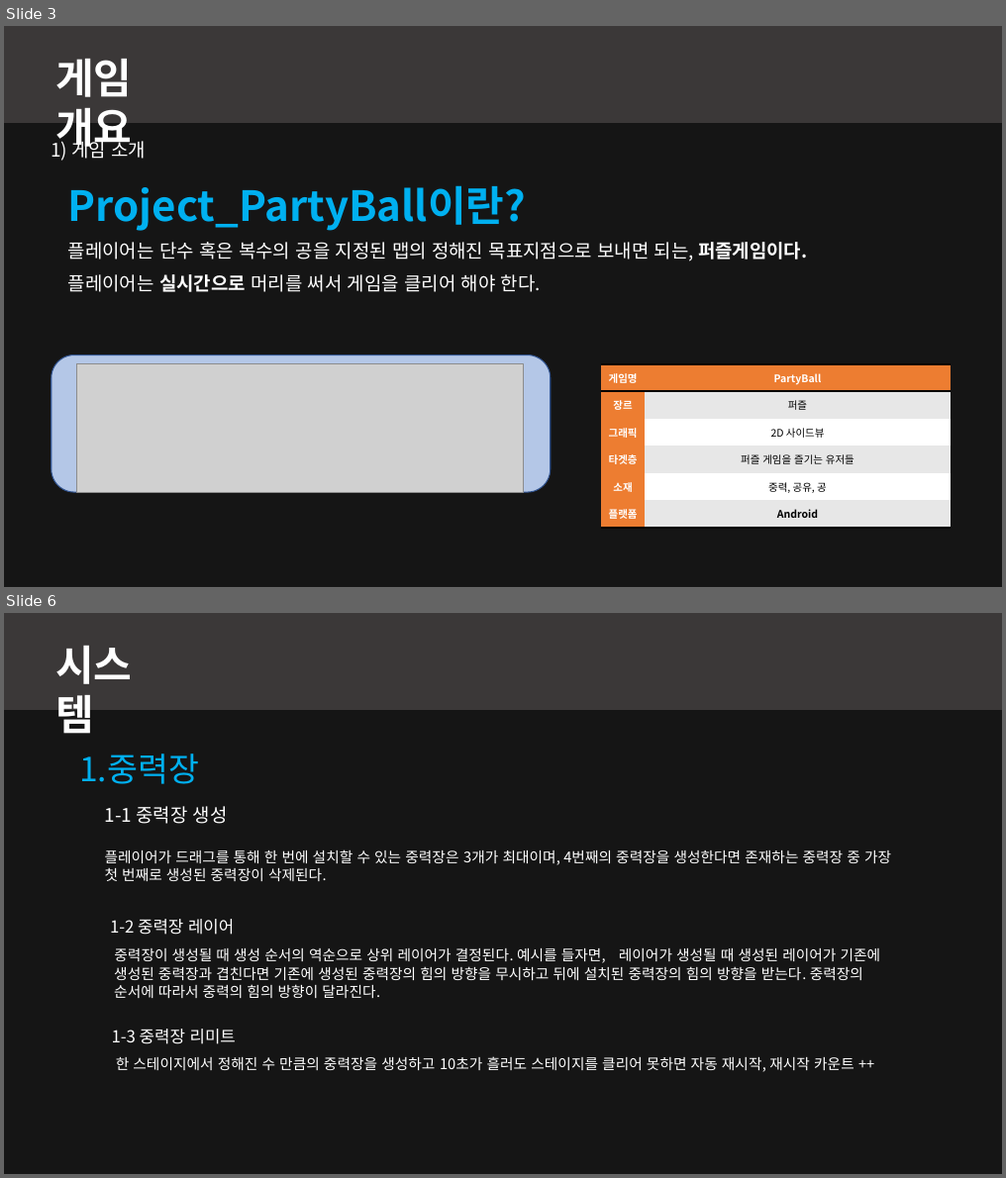
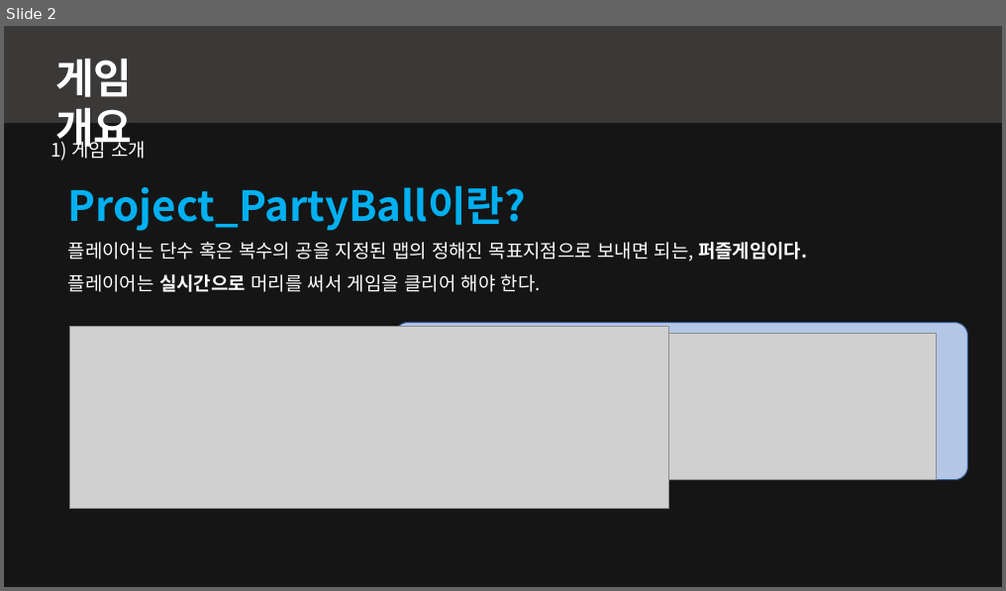
Before and after one commit to kjpark102312/Jagu_Agis, a slide deck: Presentation/AGIS 발표자료.pptx. Shown one above the other, each under a label of ours: slides 3 and 6 before the commit, slide 2 after it; the slides between them are not shown. The pictures are 1006x1178 and 1006x591 pixels, drawn with LibreOffice and Linux fonts; fonts in the diff are those of the drawing; grey boxes stand for pictures; background and template pictures are left out; a plain dark background stands for a picture behind light text. Boxes give left, top, right and bottom in pixels: in the first picture for what was removed or moved away, otherwise in the second. Text is boxed around its words. In the diff, an @@ line names an element or a change of style, - is before the commit and + after.

```diff
--- a/Presentation/AGIS 발표자료.pptx
+++ b/Presentation/AGIS 발표자료.pptx
@@ slide 6 removed at bbox=[4, 613, 1002, 1174], background picture (left out) @@
@@ rectangle removed at bbox=[4, 613, 1002, 1174] @@
@@ rectangle removed at bbox=[4, 613, 1002, 710] @@
@@ text removed at bbox=[55, 645, 132, 733] @@
-시스템
@@ text removed at bbox=[79, 754, 199, 784] @@
-1. 중력장
@@ text removed at bbox=[105, 806, 891, 881] @@
-1-1 중력장 생성
-플레이어가 드래그를 통해 한 번에 설치할 수 있는 중력장은 3개가 최대이며, 4번째의 중력장을 생성한다면 존재하는 중력장 중 가장 첫 번째로 생성된 중력장이 삭제된다.
@@ text removed at bbox=[110, 919, 881, 998] @@
-  1-2 중력장 레이어
-중력장이 생성될 때 생성 순서의 역순으로 상위 레이어가 결정된다. 예시를 들자면, 레이어가 생성될 때 생성된 레이어가 기존에 생성된 중력장과 겹친다면 기존에 생성된 중력장의 힘의 방향을 무시하고 뒤에 설치된 중력장의 힘의 방향을 받는다. 중력장의 순서에 따라서 중력의 힘의 방향이 달라진다.
@@ text removed at bbox=[112, 1029, 854, 1072] @@
-  1-3 중력장 리미트
-한 스테이지에서 정해진 수 만큼의 중력장을 생성하고 10초가 흘러도 스테이지를 클리어 못하면 자동 재시작, 재시작 카운트 ++
@@ what was slide 3 is now slide 2 @@
@@ slide 2 changed as well @@
@@ rounded rectangle: place and size @@
-rounded rectangle at bbox=[52, 356, 550, 492]
+rounded rectangle at bbox=[395, 322, 968, 479]
@@ rounded rectangle at bbox=[395, 322, 968, 479]: proportions changed @@
@@ picture added at bbox=[70, 326, 668, 509] @@
@@ picture: place and size @@
-picture at bbox=[77, 365, 524, 492]
+picture at bbox=[425, 333, 937, 480]
@@ table removed at bbox=[601, 365, 950, 528], 6 rows, 2 columns @@
-게임명 | PartyBall
-장르 | 퍼즐
-그래픽 | 2D 사이드뷰
-타겟층 | 퍼즐 게임을 즐기는 유저들
-소재 | 중력, 공유, 공
-플랫폼 | Android
```
Also in this commit, not shown: 2 other slides changed, 3 slides added, 7 other slides removed.
